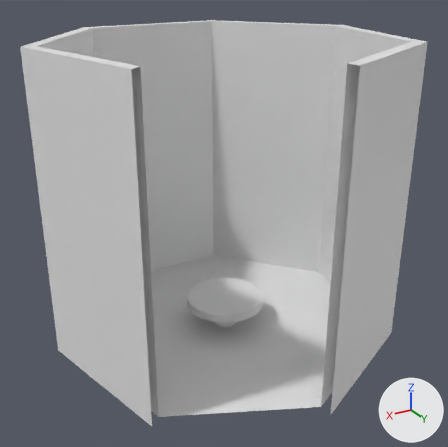
What one commit did to the Blender file Assets/Rooms/RM1.blend.
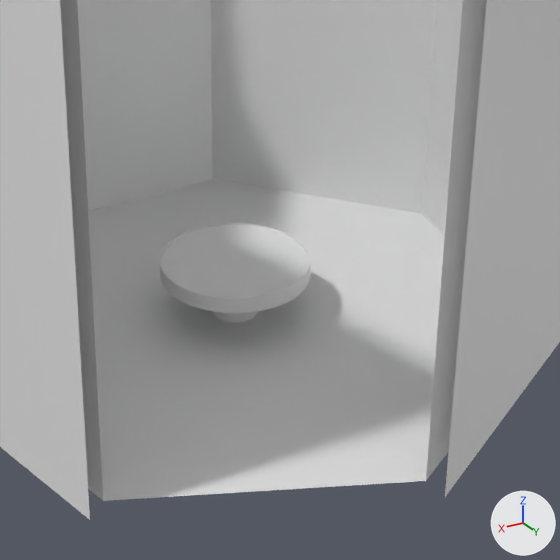
There are two pictures of each version: one whole from a 50 mm lens placed at (6.78, 11.25, 8.24), pointed at (0.17, 0.24, 2.74), one close up on the part from 24% to 87% of the width and 37% to 100% of the height. The axes (+X, +Y, +Z) are drawn at lower right. The lights are the same throughout.
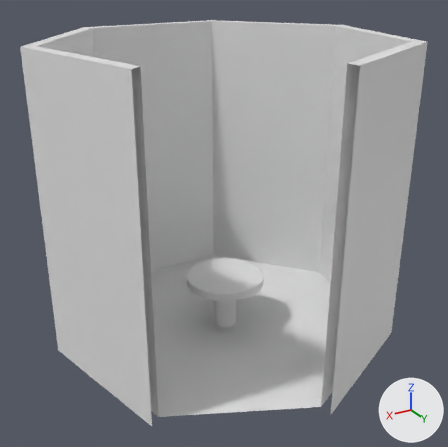
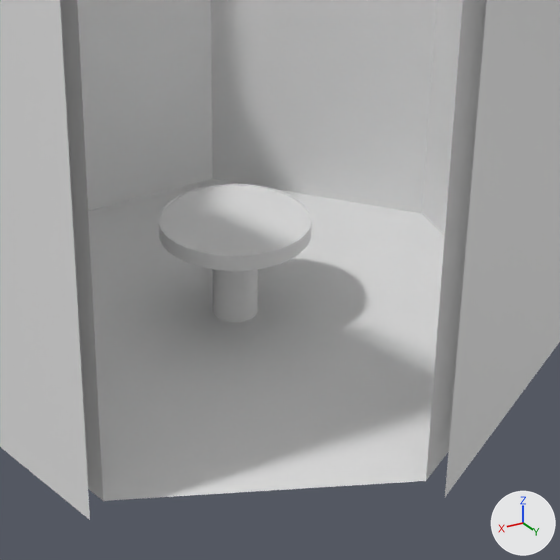
Boxes [x1, y1, x2, y2] around the edits, measured in the close-ups (560 x 560 px):
'Cylinder.001', moved: before [160, 223, 311, 313]; after [159, 184, 312, 271]
'Cylinder', unchanged, uncovered by the edit: before [213, 311, 257, 322]; after [212, 269, 258, 322]

The change in detail:
Object 'Cylinder.001' (ob_cylinder_001) moves from (0.0, 0.0, 0.63) to (0.0, 0.0, 1.19).
